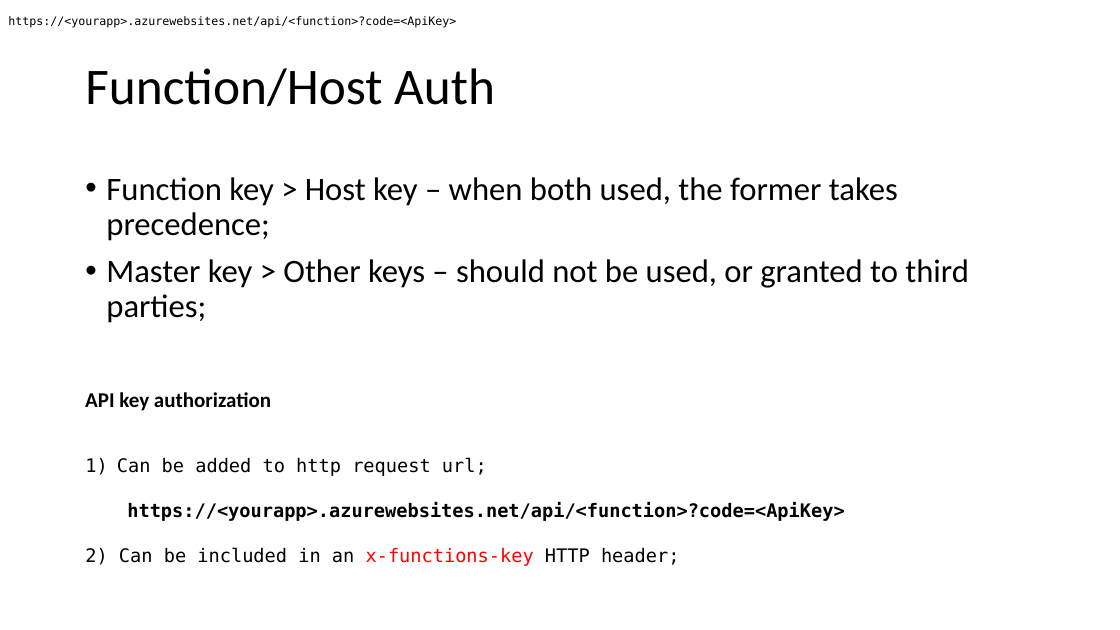
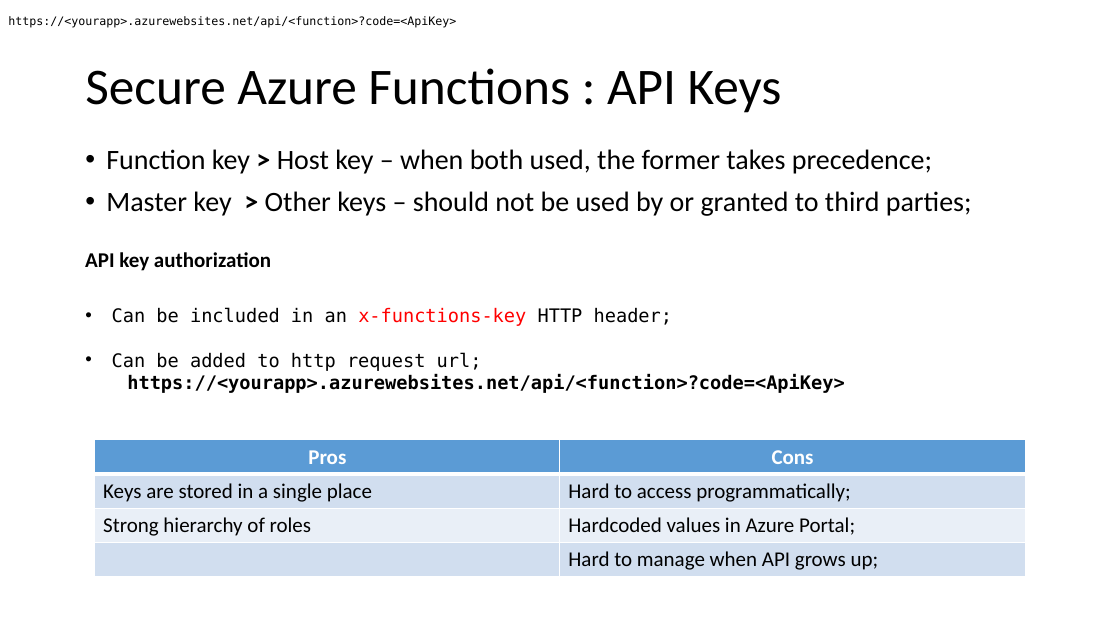
Before and after one commit to Dekorg/TrackApartmentsApp, a slide deck: slide 13 of Presentation/Azure Functions.pptx. Drawn at 1120x630 pixels with LibreOffice and Linux fonts; fonts in the diff are those of the drawing. Boxes give left, top, right and bottom in pixels: in the first picture for what was removed or moved away, otherwise in the second. Text is boxed around its words. In the diff, an @@ line names an element or a change of style, - is before the commit and + after.

Commit message:
Updated presentation

```diff
--- a/Presentation/Azure Functions.pptx
+++ b/Presentation/Azure Functions.pptx
@@ title at [85,68,782,113]: text changed @@
-Function/Host Auth
+Secure Azure Functions : API Keys
@@ text "Function key > Host key ...": place and size @@
-text "Function key > Host key ..." at [106,177,969,323]
+text "Function key > Host key ..." at [106,149,972,216]
@@ text at [106,149,932,174]: size 28 to 24 pt in "Function key > Host key – when ..."; bold on in ">" @@
@@ text at [106,191,972,216]: text changed; size 28 to 24 pt @@
-• Master key > Other keys – should not be used, or granted to third parties;
+• Master key > Other keys – should not be used by or granted to third parties;
@@ text "API key authorization": place and size @@
-text "API key authorization" at [85,392,271,411]
+text "API key authorization" at [85,252,271,271]
@@ text "Can be included in an ...": place and size @@
-text "Can be included in an ..." at [85,458,844,566]
+text "Can be included in an ..." at [112,307,844,393]
@@ text at [112,307,672,326]: paragraph added @@
+• Can be included in an x-functions-key HTTP header;
@@ text at [112,352,482,371]: bullet 1) to • @@
@@ table added at [95,440,1026,576], 4 rows, 2 columns @@
+Pros | Cons
+Keys are stored in a single place | Hard to access programmatically;
+Strong hierarchy of roles | Hardcoded values in Azure Portal;
+ | Hard to manage when API grows up;
@@ text at [85,547,679,566]: paragraph removed @@
-2) Can be included in an x-functions-key HTTP header;
```
Also in this commit, not shown: 4 other slides changed, 3 slides added, 1 other file.
